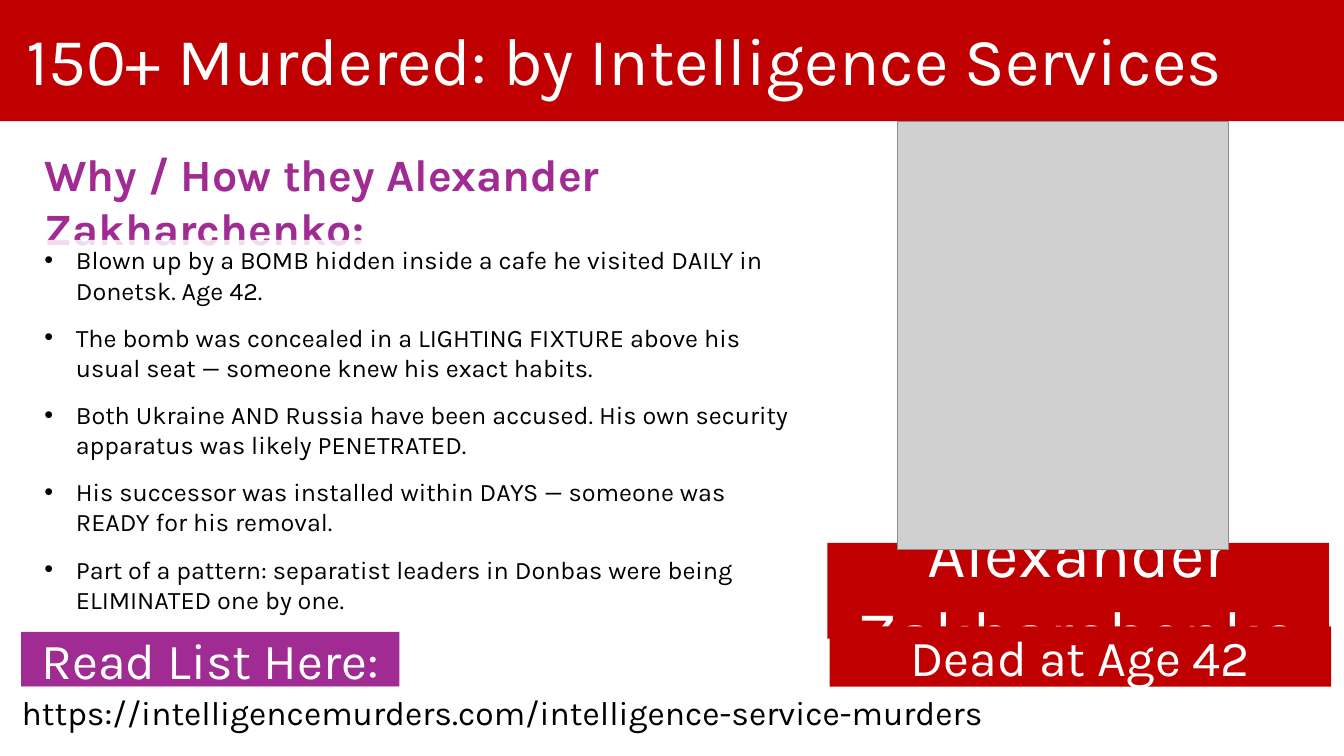
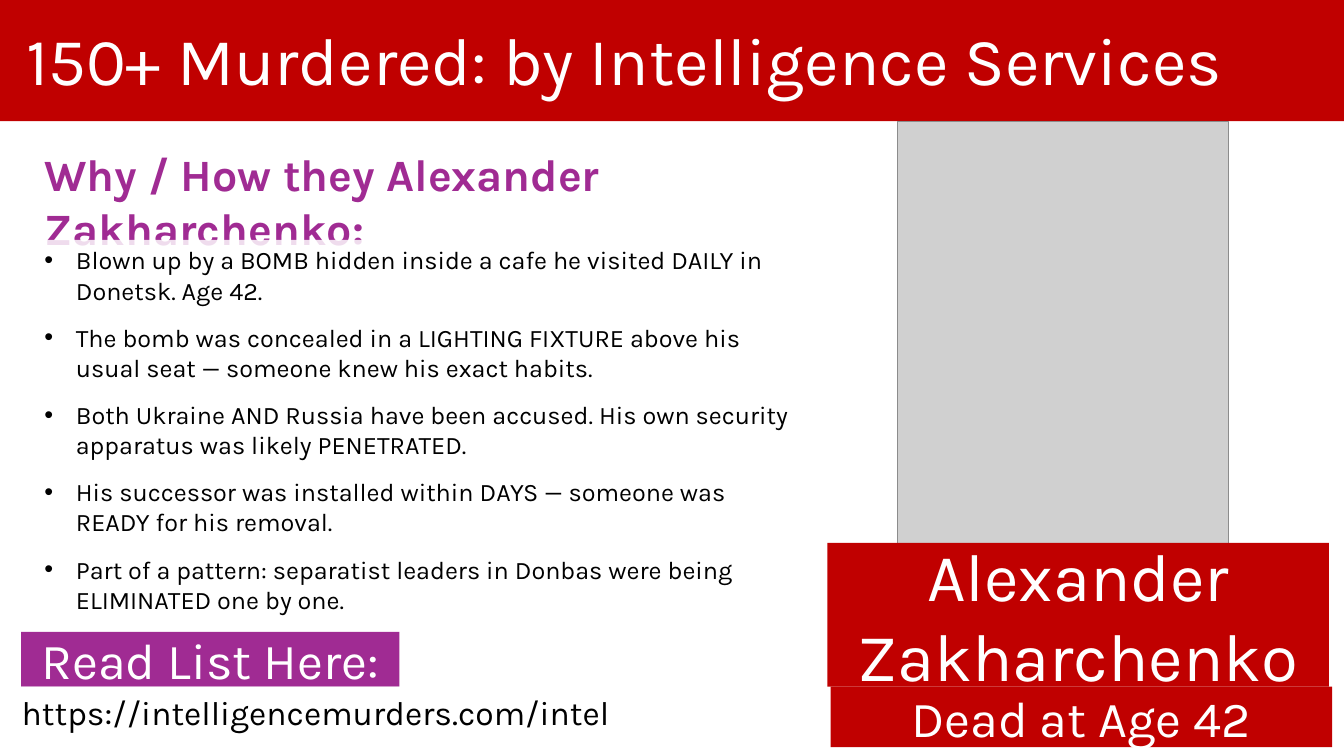
Before and after one commit to BryanStarbuck/Intel_Murder_Docus, a slide deck: slide 7 of docs/Intel/Intelligence_Service_Murders.pptx (slide 3 before the commit). Drawn at 1344x756 pixels with LibreOffice and Linux fonts; fonts in the diff are those of the drawing; grey boxes stand for pictures. Boxes give left, top, right and bottom in pixels: in the first picture for what was removed or moved away, otherwise in the second. Text is boxed around its words. In the diff, an @@ line names an element or a change of style, - is before the commit and + after.

Commit message:
Refactor references to Barry Seal and Max Spiers across multiple documents; update links and remove redundant entries. Remove images and slides related to Max Spiers and Barry Seal. Adjust descriptions for clarity and consistency in the context of suspicious deaths linked to intelligence operations.

```diff
--- a/docs/Intel/Intelligence_Service_Murders.pptx
+++ b/docs/Intel/Intelligence_Service_Murders.pptx
@@ rectangle "Alexander Zakharchenko": place and size @@
-rectangle "Alexander Zakharchenko" at [828,543,1330,639]
+rectangle "Alexander Zakharchenko" at [828,543,1330,688]
@@ text "https://intelligencemurders.com/intel": place and size @@
-text "https://intelligencemurders.com/intel" at [12,687,1301,737]
+text "https://intelligencemurders.com/intel" at [22,700,610,734]
@@ rectangle "Dead at Age 42": place and size @@
-rectangle "Dead at Age 42" at [830,626,1332,687]
+rectangle "Dead at Age 42" at [831,687,1333,747]
@@ text at [22,700,610,734]: text changed @@
-https://intelligencemurders.com/intelligence-service-murders
+https://intelligencemurders.com/intel
```
Also in this commit, not shown: 14 other slides changed, 1 slide added, 3 slides removed, 54 other files.
